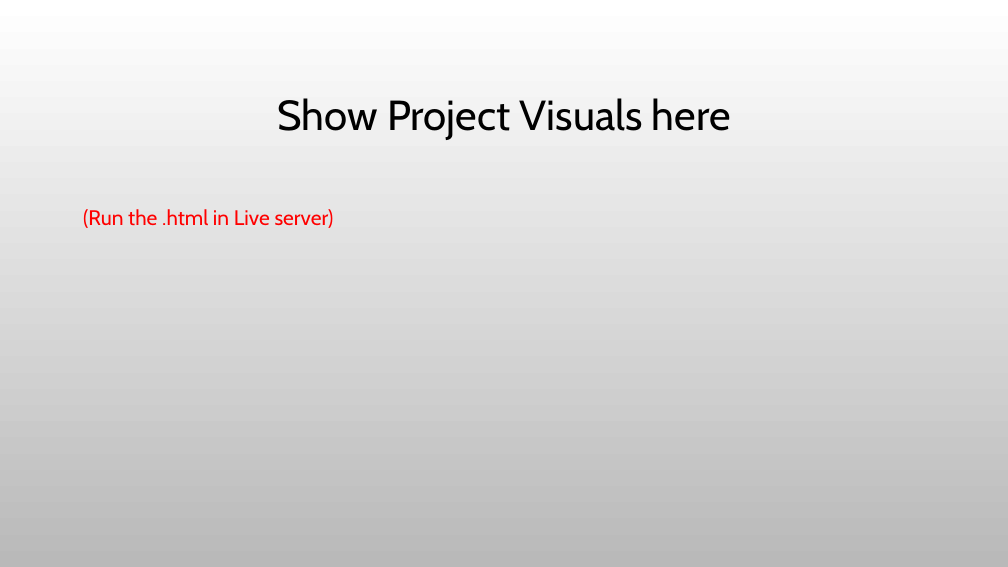
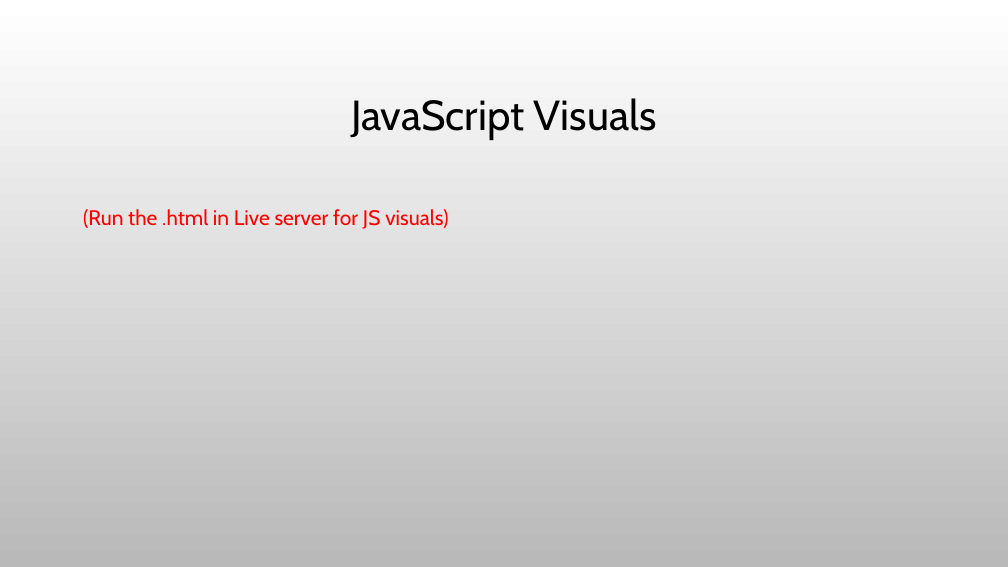
Before and after one commit to Evdawg/Project_3_Mosquito-borne_Diseases, a slide deck: slide 7 of Presentation.pptx. Drawn at 1008x567 pixels with LibreOffice and Linux fonts; fonts in the diff are those of the drawing; background and template pictures are left out. Boxes give left, top, right and bottom in pixels: in the first picture for what was removed or moved away, otherwise in the second. Text is boxed around its words. In the diff, an @@ line names an element or a change of style, - is before the commit and + after.

```diff
--- a/Presentation.pptx
+++ b/Presentation.pptx
@@ title at [351, 98, 657, 140]: text changed @@
-Show Project Visuals here
+JavaScript Visuals
@@ text at [83, 209, 448, 229]: text changed @@
-(Run the .html in Live server)
+(Run the .html in Live server for JS visuals)
```
Also in this commit, not shown: 4 other slides changed, 1 slide removed, 1 other file.
